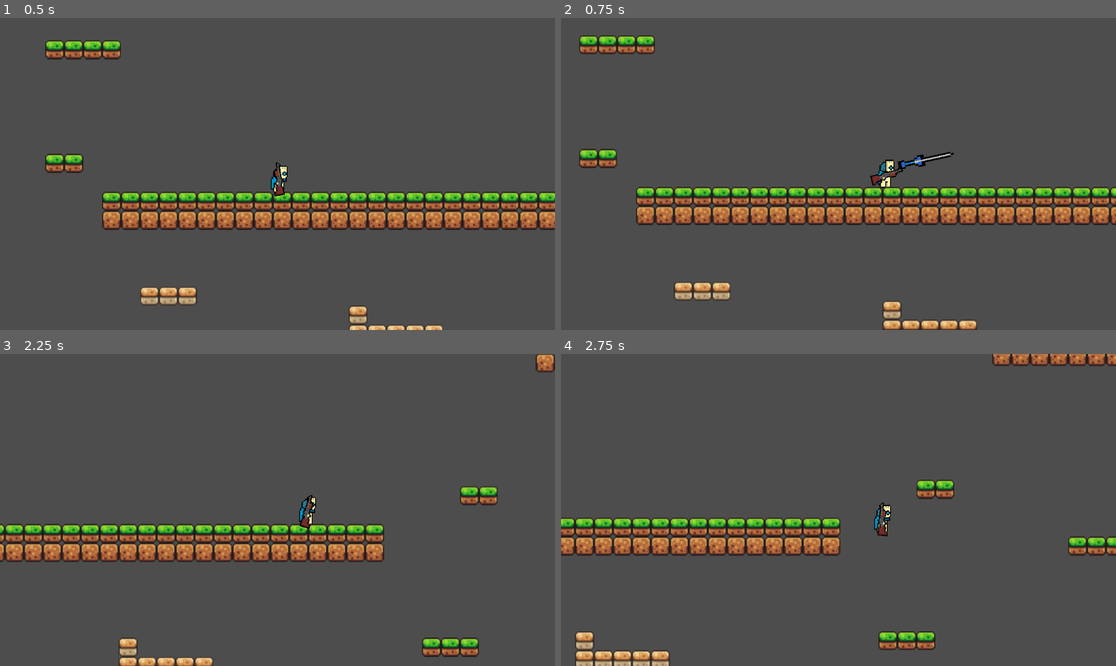
Above: before the commit, frames 1-4 (two rows, left to right).
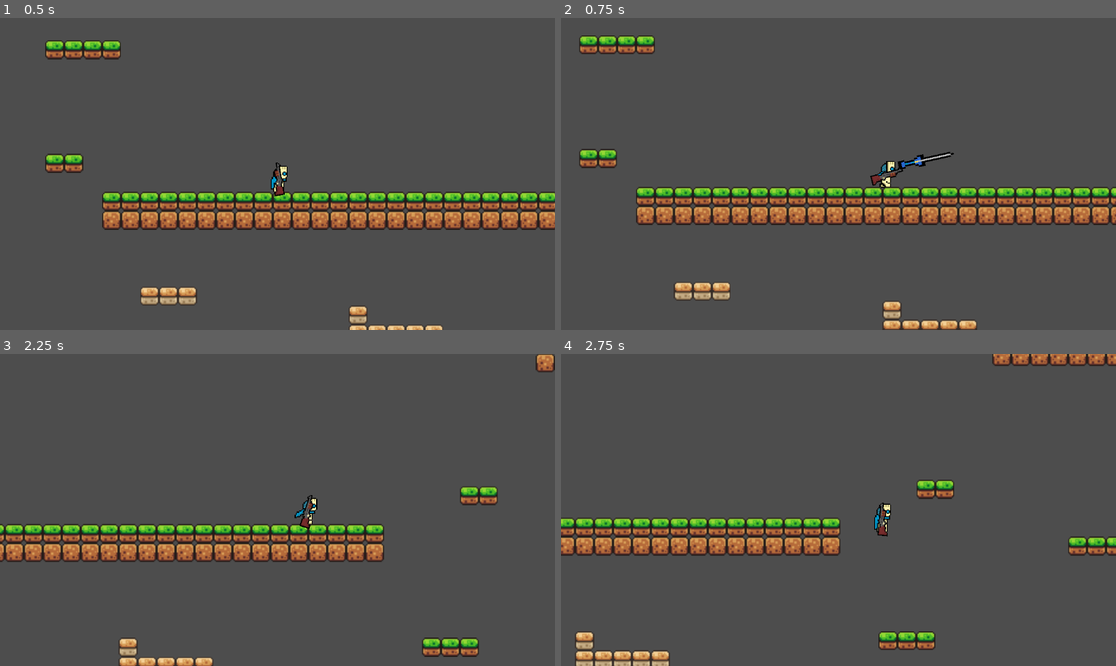
Above: after the commit, the same moments.

Repository: highbanana1/PAS
Game: Godot game, scene res://scene/main.tscn
Two runs of this game, one before a commit and one after it. Both use one fixed random seed, a clock stepped at 60 frames per second and the inputs below.
Inputs (mouse positions are in pixels of both pictures, inside the frame that each line leads up to):
- Up to frame 1 (0.5 s): no input
- Up to frame 2 (0.75 s): tap Enter at 0.5 s; move the mouse to (960, 158) at 0.52 s; hold D (right) from 0.53 s (still down); tap Shift (dash) at 0.6 s; click (960, 158) at 0.67 s
- Up to frame 3 (2.25 s): tap Space (jump) at 0.77 s; release D (right) at 1.25 s; drag from (166, 525) to (249, 572) at 1.27 s; move the mouse to (333, 441) at 2.02 s; hold D (right) from 2.03 s (still down); tap Enter at 2.1 s
- Up to frame 4 (2.75 s): keep holding D (right)

Frame 1 is identical in both runs. In frame 2, 0.1% of the frame differs, in the area x 56-61%, y 45-55%; in frame 3, 0.1%; in frame 4, less than 0.1%.

Commit message:
animation update

Diff:
--- a/scene/maincharac.tscn
+++ b/scene/maincharac.tscn
@@ -3,6 +3,7 @@
 [ext_resource type="Texture2D" uid="uid://d3dkyd7p7q3ep" path="res://asset/pic/idle.PNG" id="1_qycrm"]
 [ext_resource type="Script" uid="uid://df8do647adbnu" path="res://scene/script/maincharac.gd" id="1_xb537"]
 [ext_resource type="PackedScene" uid="uid://m0j6djec1kfa" path="res://scene/gun.tscn" id="2_h5hy6"]
+[ext_resource type="Texture2D" uid="uid://dix6gnb4swhbk" path="res://asset/pic/run.PNG" id="3_7g0xw"]
 
 [sub_resource type="AtlasTexture" id="AtlasTexture_h5hy6"]
 atlas = ExtResource("1_qycrm")
@@ -20,6 +21,38 @@
 atlas = ExtResource("1_qycrm")
 region = Rect2(3072, 0, 1024, 1024)
 
+[sub_resource type="AtlasTexture" id="AtlasTexture_4ps4g"]
+atlas = ExtResource("3_7g0xw")
+region = Rect2(0, 0, 1024, 1024)
+
+[sub_resource type="AtlasTexture" id="AtlasTexture_xnvsr"]
+atlas = ExtResource("3_7g0xw")
+region = Rect2(1024, 0, 1024, 1024)
+
+[sub_resource type="AtlasTexture" id="AtlasTexture_o7bvb"]
+atlas = ExtResource("3_7g0xw")
+region = Rect2(2048, 0, 1024, 1024)
+
+[sub_resource type="AtlasTexture" id="AtlasTexture_cxf3b"]
+atlas = ExtResource("3_7g0xw")
+region = Rect2(3072, 0, 1024, 1024)
+
+[sub_resource type="AtlasTexture" id="AtlasTexture_ptgsk"]
+atlas = ExtResource("3_7g0xw")
+region = Rect2(4096, 0, 1024, 1024)
+
+[sub_resource type="AtlasTexture" id="AtlasTexture_p1ngf"]
+atlas = ExtResource("3_7g0xw")
+region = Rect2(5120, 0, 1024, 1024)
+
+[sub_resource type="AtlasTexture" id="AtlasTexture_0c561"]
+atlas = ExtResource("3_7g0xw")
+region = Rect2(6144, 0, 1024, 1024)
+
+[sub_resource type="AtlasTexture" id="AtlasTexture_krbna"]
+atlas = ExtResource("3_7g0xw")
+region = Rect2(7168, 0, 1024, 1024)
+
 [sub_resource type="SpriteFrames" id="SpriteFrames_4ps4g"]
 animations = [{
 "frames": [{
@@ -36,8 +69,37 @@
 "texture": SubResource("AtlasTexture_xno6r")
 }],
 "loop": true,
-"name": &"default",
+"name": &"idle",
 "speed": 4.0
+}, {
+"frames": [{
+"duration": 1.0,
+"texture": SubResource("AtlasTexture_4ps4g")
+}, {
+"duration": 1.0,
+"texture": SubResource("AtlasTexture_xnvsr")
+}, {
+"duration": 1.0,
+"texture": SubResource("AtlasTexture_o7bvb")
+}, {
+"duration": 1.0,
+"texture": SubResource("AtlasTexture_cxf3b")
+}, {
+"duration": 1.0,
+"texture": SubResource("AtlasTexture_ptgsk")
+}, {
+"duration": 1.0,
+"texture": SubResource("AtlasTexture_p1ngf")
+}, {
+"duration": 1.0,
+"texture": SubResource("AtlasTexture_0c561")
+}, {
+"duration": 1.0,
+"texture": SubResource("AtlasTexture_krbna")
+}],
+"loop": true,
+"name": &"run",
+"speed": 12.0
 }]
 
 [sub_resource type="RectangleShape2D" id="RectangleShape2D_xnvsr"]
@@ -48,8 +110,9 @@
 
 [node name="AnimatedSprite2D" type="AnimatedSprite2D" parent="." unique_id=2089866369]
 sprite_frames = SubResource("SpriteFrames_4ps4g")
-autoplay = "default"
-frame_progress = 0.710254
+animation = &"run"
+autoplay = "idle"
+frame_progress = 0.21396913
 
 [node name="CollisionShape2D" type="CollisionShape2D" parent="." unique_id=2026302388]
 position = Vector2(4, 99)
--- a/scene/script/maincharac.gd
+++ b/scene/script/maincharac.gd
@@ -65,6 +65,10 @@
 	# Get the input direction and handle the movement/deceleration.
 	# As good practice, you should replace UI actions with custom gameplay actions.
 	var direction := Input.get_axis("left", "right")
+	if direction !=0 and is_on_floor():
+		animated_sprite.play("run")
+	else:
+		animated_sprite.play("idle")
 	if !is_dashing:
 		if direction:
 			velocity.x = direction * SPEED
Binary file added: asset/pic/run.PNG
Not shown, added: asset/pic/run.PNG.import
